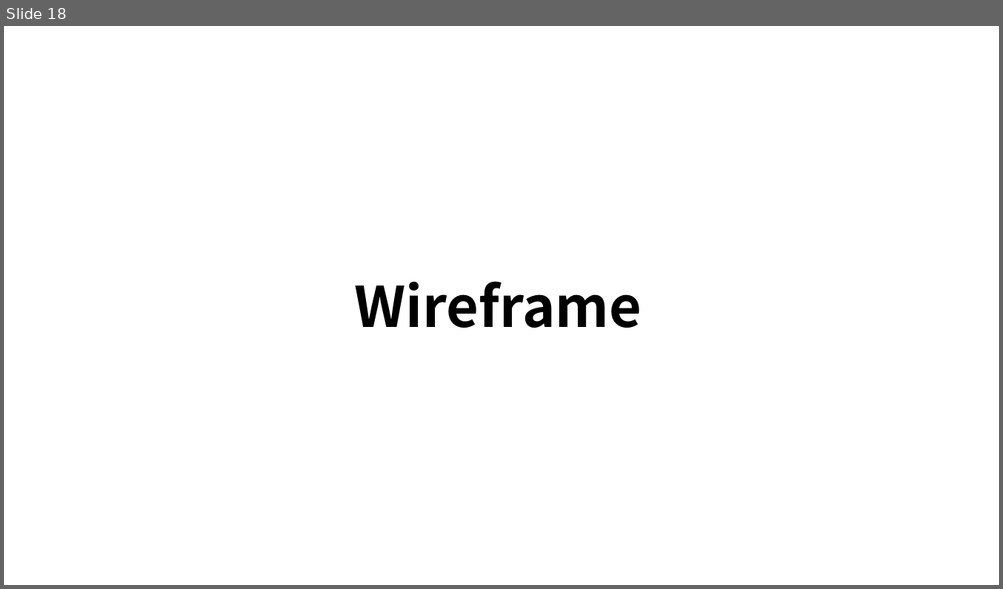
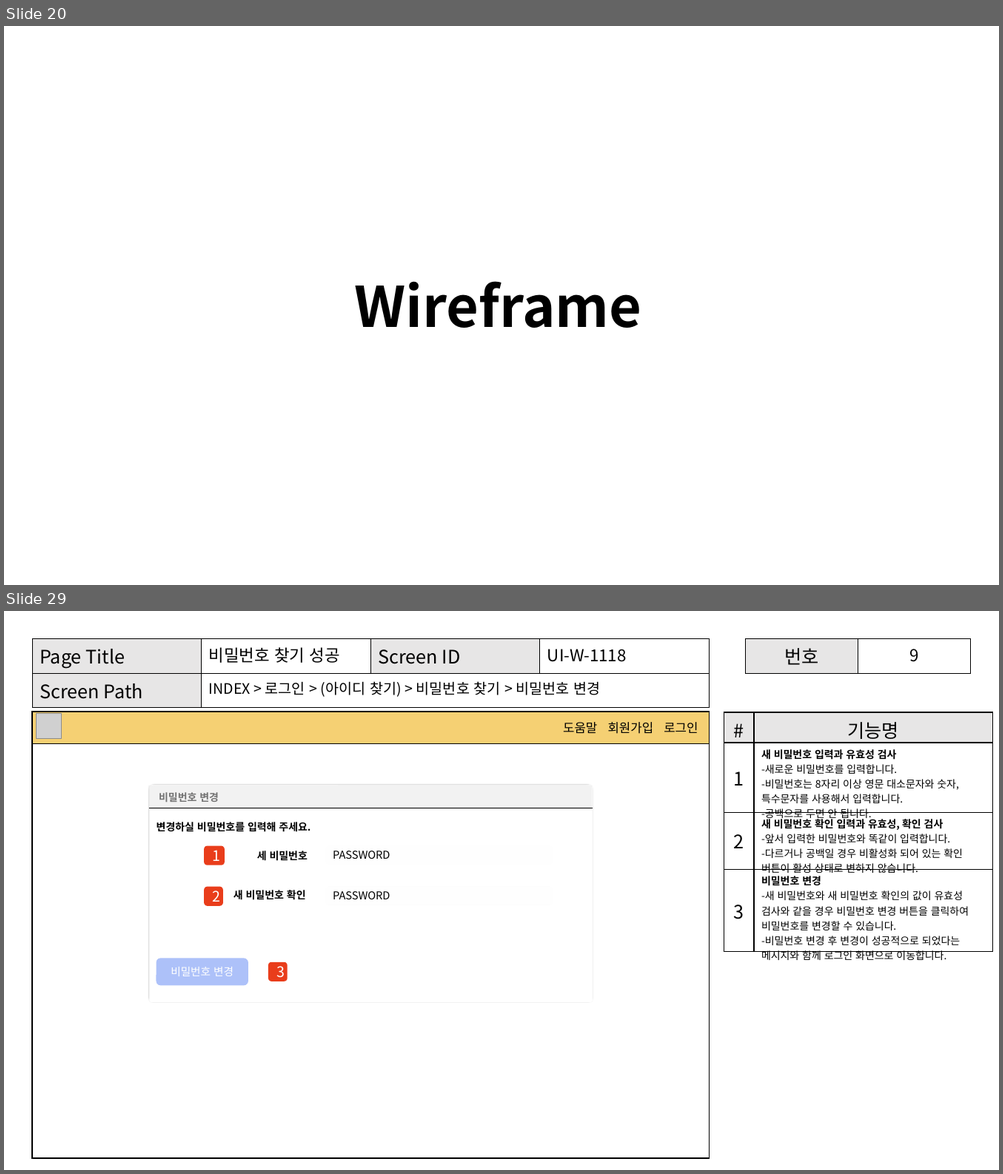
Before and after one commit to Shimcoding/AnywhereBnb, a slide deck: 제주관광비앤비_프로젝트.pptx. Shown one above the other, each under a label of ours: slide 18 before the commit, slides 20 and 29 after it; the slides between them are not shown. The pictures are 1003x589 and 1003x1174 pixels, drawn with LibreOffice and Linux fonts; fonts in the diff are those of the drawing; grey boxes stand for pictures. Boxes give left, top, right and bottom in pixels: in the first picture for what was removed or moved away, otherwise in the second. Text is boxed around its words. In the diff, an @@ line names an element or a change of style, - is before the commit and + after.

```diff
--- a/제주관광비앤비_프로젝트.pptx
+++ b/제주관광비앤비_프로젝트.pptx
@@ slide 29 added at box(4, 611, 999, 1170), background #FFFFFF @@
@@ table added at box(32, 638, 710, 702), 2 rows, 4 columns @@
+Page Title | 비밀번호 찾기 성공 | Screen ID | UI-W-1118
+Screen Path | INDEX > 로그인 > (아이디 찾기) > 비밀번호 찾기 > 비밀번호 변경 |  | 
@@ table added at box(745, 638, 971, 669), 1 rows, 2 columns @@
+번호 | 9
@@ rectangle added at box(32, 712, 709, 1159), fill #FFFFFF, outline #000000 1 pt @@
@@ rectangle added at box(32, 712, 709, 743), fill #F5D073, outline #000000 1 pt, 12 pt, text #000000 @@
+도움말 회원가입 로그인
@@ picture added at box(36, 714, 61, 738) @@
@@ table added at box(724, 712, 993, 963), 4 rows, 2 columns @@
+# | 기능명
+1 | 새 비밀번호 입력과 유효성 검사 / -새로운 비밀번호를 입력합니다. / -비밀번호는 8자리 이상 영문 대소문자와 숫자, 특수문자를 사용해서 입력합니다. / -공백으로 두면 안 됩니다.
+2 | 새 비밀번호 확인 입력과 유효성, 확인 검사 / -앞서 입력한 비밀번호와 똑같이 입력합니다. / -다르거나 공백일 경우 비활성화 되어 있는 확인 버튼이 활성 상태로 변하지 않습니다.
+3 | 비밀번호 변경 / -새 비밀번호와 새 비밀번호 확인의 값이 유효성 검사와 같을 경우 비밀번호 변경 버튼을 클릭하여 비밀번호를 변경할 수 있습니다. / -비밀번호 변경 후 변경이 성공적으로 되었다는 메시지와 함께 로그인 화면으로 이동합니다.
@@ rounded rectangle added at box(149, 785, 592, 1002), fill #FFFFFF, outline #000000 1 pt @@
@@ rounded rectangle added at box(149, 786, 592, 809), fill #E7E6E6 at 50% opacity @@
@@ line added from (149, 808) to (593, 808), #000000 0.25 pt @@
@@ text added at box(159, 792, 219, 802), 10 pt, text #000000, bold @@
+비밀번호 변경
@@ text added at box(156, 822, 310, 832), 10 pt, text #000000, bold @@
+변경하실 비밀번호를 입력해 주세요.
@@ rounded rectangle added at box(204, 846, 225, 866), fill #E93D1B, 14 pt, text #FFFFFF @@
+1
@@ text added at box(257, 851, 307, 861), 10 pt, text #000000, bold @@
+세 비밀번호
@@ rectangle added at box(326, 846, 553, 866), fill #FFFFFF, outline #000000 1 pt, 10.5 pt, text #000000 @@
+PASSWORD
@@ rounded rectangle added at box(204, 887, 223, 906), fill #E93D1B, 14 pt, text #FFFFFF @@
+2
@@ text added at box(233, 890, 306, 900), 10 pt, text #000000, bold @@
+새 비밀번호 확인
@@ rectangle added at box(326, 886, 553, 906), fill #FFFFFF, outline #000000 1 pt, 10.5 pt, text #000000 @@
+PASSWORD
@@ rounded rectangle added at box(156, 959, 248, 986), fill #ADC1F9, 10.5 pt, text #FFFFFF @@
+비밀번호 변경
@@ rounded rectangle added at box(268, 963, 287, 982), fill #E93D1B, 14 pt, text #FFFFFF @@
+3
@@ what was slide 18 is now slide 20 @@
```
Also in this commit, not shown: 15 slides changed, 7 other slides added, 3 other files.
